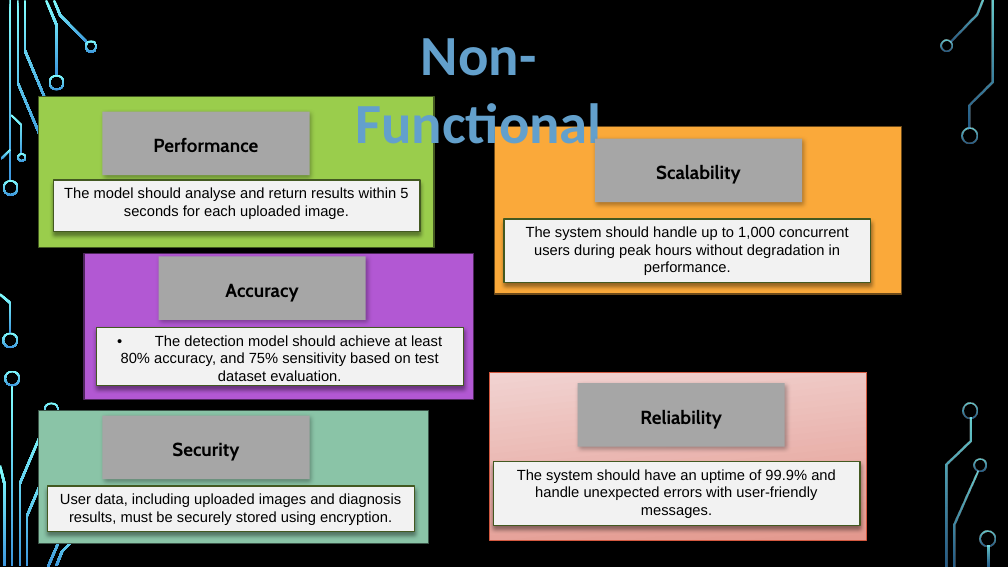
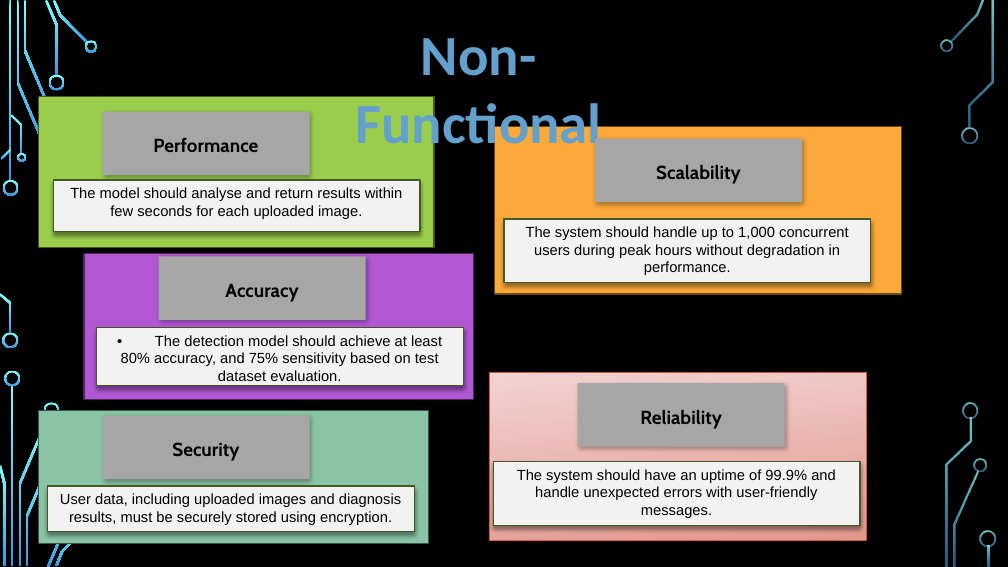
Before and after one commit to MEISTER97/Project-Skin-disease-detection, a slide deck: slide 7 of docs/Presentation.pptx (slide 6 before the commit). Drawn at 1008x567 pixels with LibreOffice and Linux fonts; fonts in the diff are those of the drawing; background and template pictures are left out. Boxes give left, top, right and bottom in pixels: in the first picture for what was removed or moved away, otherwise in the second. Text is boxed around its words. In the diff, an @@ line names an element or a change of style, - is before the commit and + after.

```diff
--- a/docs/Presentation.pptx
+++ b/docs/Presentation.pptx
@@ text in rectangle at [70, 187, 403, 219]: text changed @@
-The model should analyse and return results within 5 seconds for each uploaded image.
+The model should analyse and return results within few seconds for each uploaded image.
```
Also in this commit, not shown: 5 other slides changed, 2 slides added.
